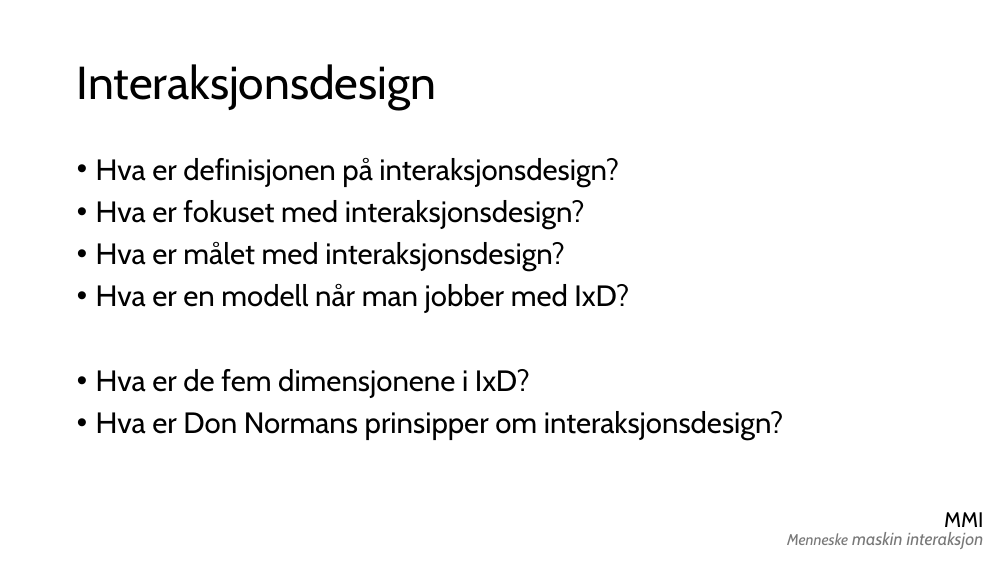
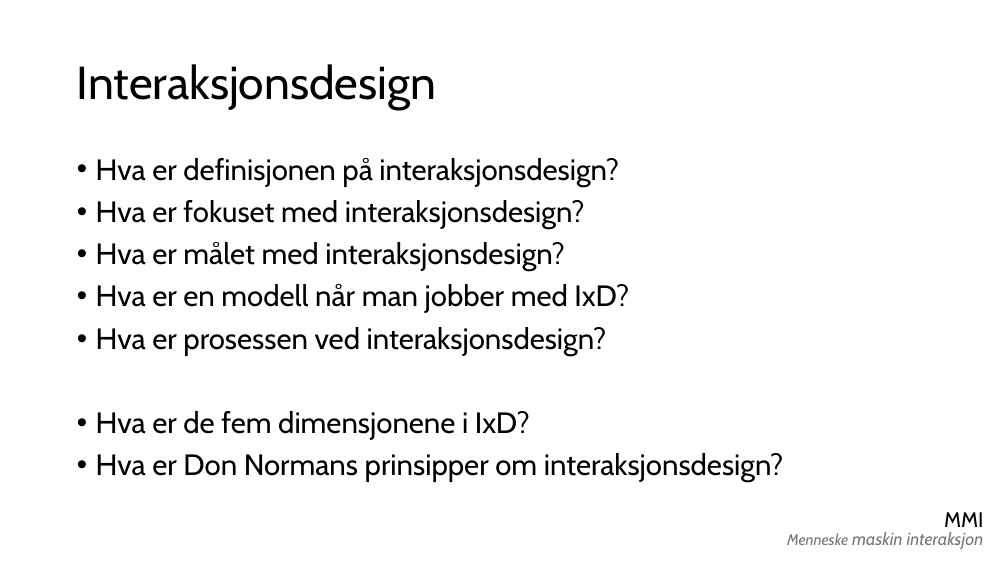
Before and after one commit to real-eo/IDATT1005-Systemutvikling, a slide deck: slide 3 of 2026 VÅR/Eksamensøving/Slides.pptx. Drawn at 1008x567 pixels with LibreOffice and Linux fonts; fonts in the diff are those of the drawing. Boxes give left, top, right and bottom in pixels: in the first picture for what was removed or moved away, otherwise in the second. Text is boxed around its words. In the diff, an @@ line names an element or a change of style, - is before the commit and + after.

```diff
--- a/2026 VÅR/Eksamensøving/Slides.pptx
+++ b/2026 VÅR/Eksamensøving/Slides.pptx
@@ text at bbox=[96, 327, 607, 356]: paragraph added @@
+• Hva er prosessen ved interaksjonsdesign?
```
Also in this commit, not shown: 2 other slides changed.
